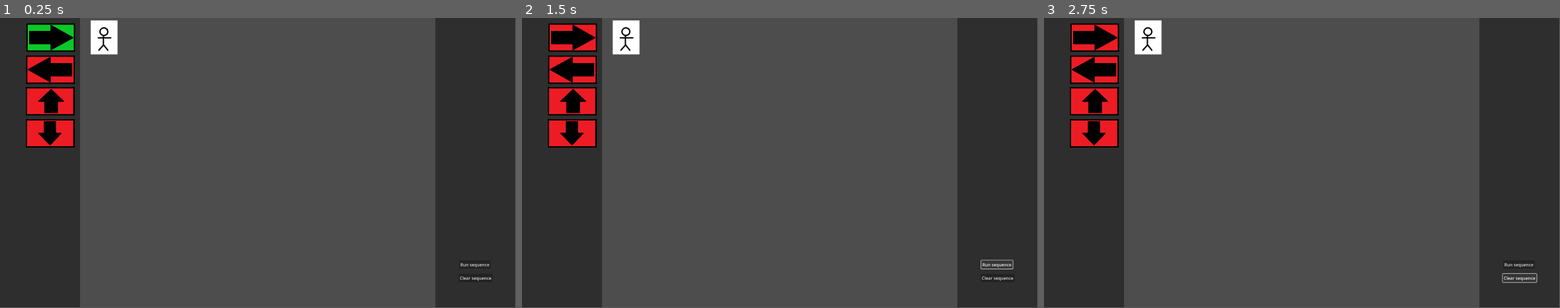
Above: before the commit, frames 1-3 (left to right).
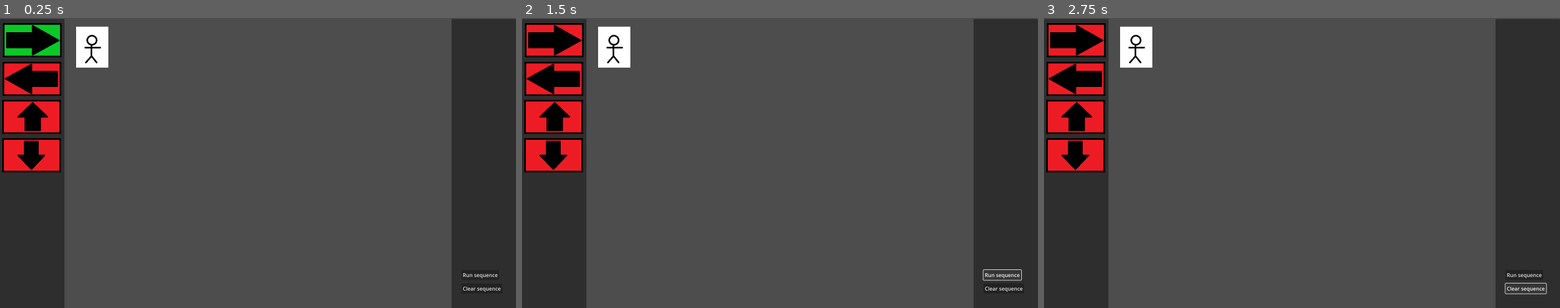
Above: after the commit, the same moments.

Repository: HumaidEbrahim/Arcademia
Game: Godot game, scene res://ui/blocks/scenes/main_ui.tscn
Two runs of this game, one before a commit and one after it. Both use one fixed random seed, a clock stepped at 60 frames per second and the inputs below. The project has no main scene, so this scene is started directly.
Inputs (mouse positions are in pixels of both pictures, inside the frame that each line leads up to):
- Up to frame 1 (0.25 s): no input
- Up to frame 2 (1.5 s): click (573, 38) at 0.52 s; click "Run sequence" at 1.25 s
- Up to frame 3 (2.75 s): click "Clear sequence" at 2 s
In our replay, the window is 799x449 before the commit and 800x450 after it. These sizes can differ from the game's own. Grey fills any space a smaller window leaves; there, only what the larger window draws over its background counts as a difference.

The runs differ from the first frame. In frame 1, 12% of the frame differs, in the area x 0-100%, y 0-100%; in frame 2, 12%; in frame 3, 12%.

Commit message:
Fixed Main UI
Redid the scaling and resolution of main UI to make it work

Diff:
--- a/project.godot
+++ b/project.godot
@@ -16,8 +16,10 @@
 
 [display]
 
-window/size/viewport_width=1920
-window/size/viewport_height=1080
+window/size/viewport_width=1600
+window/size/viewport_height=900
+window/size/mode=3
+window/stretch/mode="viewport"
 
 [input]
 
--- a/ui/blocks/scenes/main_ui.tscn
+++ b/ui/blocks/scenes/main_ui.tscn
@@ -19,9 +19,12 @@
 
 [node name="MainUI" type="Control"]
 layout_mode = 3
-anchors_preset = 15
 anchor_right = 1.0
 anchor_bottom = 1.0
+offset_left = 800.0
+offset_top = 453.0
+offset_right = -800.0
+offset_bottom = -447.0
 grow_horizontal = 2
 grow_vertical = 2
 size_flags_horizontal = 3
@@ -35,12 +38,12 @@
 anchor_bottom = 1.0
 grow_horizontal = 2
 grow_vertical = 2
-theme_override_constants/separation = 12
+theme_override_constants/separation = 0
 
 [node name="FunctionPanel" type="PanelContainer" parent="HBoxContainer"]
-custom_minimum_size = Vector2(300, 0)
+custom_minimum_size = Vector2(200, 900)
 layout_mode = 2
-size_flags_horizontal = 3
+size_flags_vertical = 0
 
 [node name="VBoxContainer" type="VBoxContainer" parent="HBoxContainer/FunctionPanel"]
 layout_mode = 2
@@ -51,24 +54,20 @@
 layout_mode = 2
 
 [node name="Action_Button" parent="HBoxContainer/FunctionPanel/VBoxContainer/Move_Right" index="0"]
-offset_left = -50.0
-offset_top = 20.0
-offset_right = 132.0
-offset_bottom = 126.0
-grow_horizontal = 2
-grow_vertical = 2
+offset_left = -91.0
+offset_top = 13.0
+offset_right = 91.0
+offset_bottom = 119.0
 target_sprite = NodePath("../../../../GameArea/SubViewportContainer/SubViewport/Player")
 
 [node name="Move_Left" parent="HBoxContainer/FunctionPanel/VBoxContainer" instance=ExtResource("7_eyw15")]
 layout_mode = 2
 
 [node name="Action_Button" parent="HBoxContainer/FunctionPanel/VBoxContainer/Move_Left" index="0"]
-offset_left = -51.0
-offset_top = 136.0
-offset_right = 131.0
-offset_bottom = 242.0
-grow_horizontal = 2
-grow_vertical = 2
+offset_left = -92.0
+offset_top = 129.0
+offset_right = 90.0
+offset_bottom = 235.0
 texture_normal = ExtResource("3_ot0qh")
 texture_pressed = ExtResource("4_whp6t")
 texture_focused = ExtResource("5_eyw15")
@@ -79,12 +78,10 @@
 layout_mode = 2
 
 [node name="Action_Button" parent="HBoxContainer/FunctionPanel/VBoxContainer/Move_Up" index="0"]
-offset_left = -52.0
-offset_top = 250.0
-offset_right = 130.0
-offset_bottom = 356.0
-grow_horizontal = 2
-grow_vertical = 2
+offset_left = -93.0
+offset_top = 243.0
+offset_right = 89.0
+offset_bottom = 349.0
 texture_normal = ExtResource("6_pbjw5")
 texture_pressed = ExtResource("7_sje6e")
 texture_focused = ExtResource("8_ol5qr")
@@ -95,12 +92,10 @@
 layout_mode = 2
 
 [node name="Action_Button" parent="HBoxContainer/FunctionPanel/VBoxContainer/Move_Down" index="0"]
-offset_left = -52.0
-offset_top = 365.0
-offset_right = 130.0
-offset_bottom = 471.0
-grow_horizontal = 2
-grow_vertical = 2
+offset_left = -93.0
+offset_top = 358.0
+offset_right = 89.0
+offset_bottom = 464.0
 texture_normal = ExtResource("9_kdqsy")
 texture_pressed = ExtResource("10_r40k7")
 texture_focused = ExtResource("11_rdbyt")
@@ -108,33 +103,38 @@
 move_direction = "Down"
 
 [node name="GameArea" type="PanelContainer" parent="HBoxContainer"]
+show_behind_parent = true
+z_index = -10
+custom_minimum_size = Vector2(1200, 900)
 layout_mode = 2
-size_flags_horizontal = 3
+size_flags_vertical = 0
 
 [node name="SubViewportContainer" type="SubViewportContainer" parent="HBoxContainer/GameArea"]
+custom_minimum_size = Vector2(1200, 900)
 layout_mode = 2
 
 [node name="SubViewport" type="SubViewport" parent="HBoxContainer/GameArea/SubViewportContainer"]
 handle_input_locally = false
-size = Vector2i(1300, 1080)
+size = Vector2i(1200, 900)
 render_target_update_mode = 4
 
 [node name="Player" type="Area2D" parent="HBoxContainer/GameArea/SubViewportContainer/SubViewport"]
-position = Vector2(78, 73)
-metadata/_edit_group_ = true
+z_index = 100
+position = Vector2(86, 90)
 
 [node name="Sprite2D" type="Sprite2D" parent="HBoxContainer/GameArea/SubViewportContainer/SubViewport/Player"]
+position = Vector2(0, -2)
 texture = ExtResource("7_whp6t")
 
 [node name="CollisionShape2D" type="CollisionShape2D" parent="HBoxContainer/GameArea/SubViewportContainer/SubViewport/Player"]
-position = Vector2(-2, -2)
+position = Vector2(-1, 1)
 rotation = -3.14159
 shape = SubResource("CapsuleShape2D_eyw15")
 
 [node name="ScriptPanel" type="PanelContainer" parent="HBoxContainer"]
-custom_minimum_size = Vector2(300, 0)
+custom_minimum_size = Vector2(200, 900)
 layout_mode = 2
-size_flags_horizontal = 3
+size_flags_vertical = 0
 
 [node name="VBoxContainer" type="VBoxContainer" parent="HBoxContainer/ScriptPanel"]
 layout_mode = 2
@@ -145,19 +145,19 @@
 [node name="Run" type="Button" parent="HBoxContainer/ScriptPanel/RunClear"]
 z_index = 1
 layout_mode = 0
-offset_left = 89.0
-offset_top = 905.0
-offset_right = 206.0
-offset_bottom = 936.0
+offset_left = 31.0
+offset_top = 779.0
+offset_right = 148.0
+offset_bottom = 810.0
 text = "Run sequence"
 
 [node name="Clear" type="Button" parent="HBoxContainer/ScriptPanel/RunClear"]
 z_index = 1
 layout_mode = 0
-offset_left = 87.0
-offset_top = 955.0
-offset_right = 213.0
-offset_bottom = 986.0
+offset_left = 31.0
+offset_top = 821.0
+offset_right = 157.0
+offset_bottom = 852.0
 text = "Clear sequence"
 
 [connection signal="pressed" from="HBoxContainer/ScriptPanel/RunClear/Run" to="." method="_on_run_pressed"]
